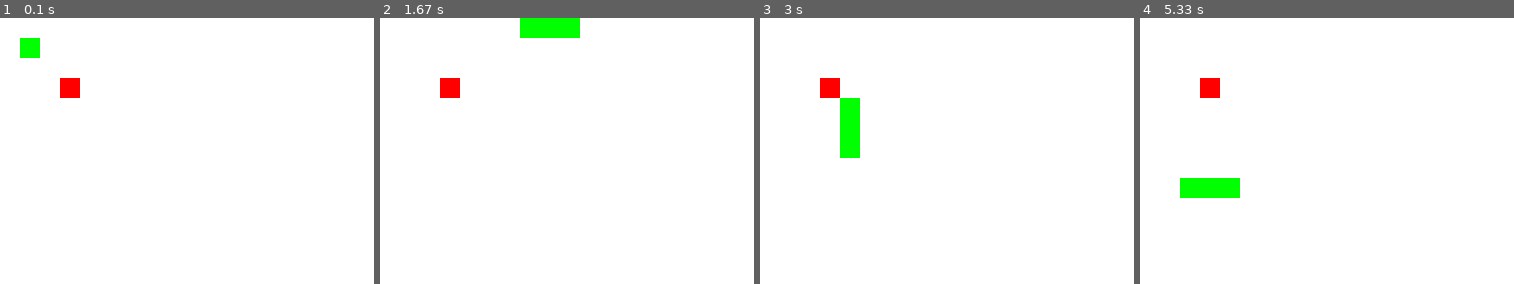
Above: before the commit, frames 1-4 (left to right).
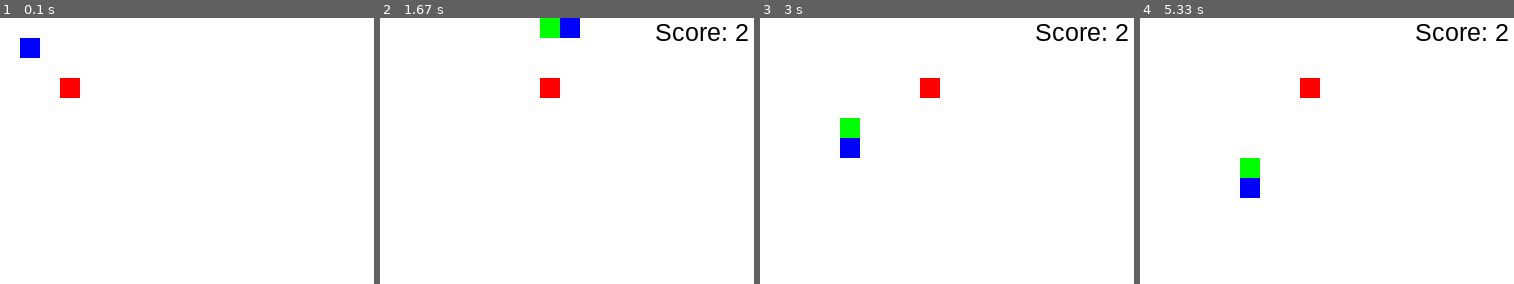
Above: after the commit, the same moments.

Repository: Joan-Gutierrez11/Snake-Game-Pygame
Game: pygame game, started from src/main.py
The game is run twice, just before and just after one commit, with the same random seed, the same clock (stepped at 60 frames per second) and the same inputs.
Inputs:
- Up to frame 1 (0.1 s): no input
- Up to frame 2 (1.67 s): hold Right 0.33-0.8 s; hold Up 0.83-1.13 s; hold Right 1.17-1.63 s
- Up to frame 3 (3 s): hold Left 1.67-2.2 s; hold Down 2.23-2.55 s; tap Enter at 2.58 s
- Up to frame 4 (5.33 s): hold Left 3.05-3.45 s; hold Up 3.48-3.85 s; hold Right 3.88-4.52 s; hold Down 4.55-4.92 s; hold Backspace from 4.95 s (still down); hold Left from 4.95 s (still down)

The runs differ from the first frame. In frame 1, 0.4% of the frame differs, in the area x 5-11%, y 7-16%; in frame 2, 2.2%; in frame 3, 2.2%; in frame 4, 3.4%, in the area x 10-99%, y 2-68%.

Commit message:
Modified the Snake, Block and Game class and create the README file

Diff:
--- a/src/main.py
+++ b/src/main.py
@@ -4,6 +4,7 @@
     RED = (255, 0, 0)
     WHITE = (255, 255, 255)
     GREEN = (0, 255, 0)
+    BLACK = (0, 0, 0)
 
     def __init__(self, dimensions:tuple):
         self.window = None
@@ -12,41 +13,93 @@
         self.dimension = dimensions
 
         pygame.init()
-        self._init_component()
+        self._init_window()
 
-        self.snake = Snake(self.window, self.WHITE, (20,20), self.GREEN, 3)
+        self._init_components()
         self.snake.draw()
-
-        self.apple = Apple(self.window)
         self.apple.draw_apple()
 
-    def _init_component(self):
+    def _init_window(self):
         self.window = pygame.display.set_mode(self.dimension)
         self.window.fill((255, 255, 255))
         pygame.display.set_caption(self.name)
         pygame.display.update()
 
+    def _init_components(self):
+        self.snake = Snake(self.window, self.WHITE, (20,20), self.GREEN, 1)
+        self.apple = Apple(self.window)
+
+    def display_score(self):
+        font = pygame.font.SysFont('arial', 25)
+        score = font.render(f'Score: {self.snake.length}', True, self.BLACK)
+        self.window.blit(score, (275, 0.5))
+
     def play(self):
         self.snake.walk()
         self.apple.draw_apple()
+        self.display_score()
+        pygame.display.update()
+
+        if self.snake.head.exist_collison(self.apple):
+            self.apple.move_other_position(self.snake)
+            self.snake.increment_parts()
+
+        if self.snake.auto_collision():
+            raise 'Collision'
+
+    def show_game_over(self):
+        self.window.fill((255, 255, 255))
+        font = pygame.font.SysFont('arial', 20)
+        line1 = font.render(f'Game Over. Your score is: {self.snake.length}', True, self.BLACK)
+        self.window.blit(line1, (15, 40))
+        line2 = font.render('Press Enter to play Again or Esc to quit', True, self.BLACK)
+        self.window.blit(line2, (15, 70))
+        pygame.display.update()
+
 
     def run(self):
+        pause = False
+        game_over = False
+
         while not self.close_window:
             pygame.time.delay(120)
             for event in pygame.event.get():
                 if event.type == KEYDOWN:
-                    if event.key == K_UP:
-                        self.snake.move_up()
-                    elif event.key == K_DOWN:
-                        self.snake.move_down()
-                    elif event.key == K_LEFT:
-                        self.snake.move_left()
-                    elif event.key == K_RIGHT:
-                        self.snake.move_right()
+                    #Pause the game
+                    if event.key == K_BACKSPACE:
+                        if not pause:
+                            pause = True
+                        else:
+                            pause = False
+
+                    if event.key == K_RETURN:
+                        pause = False
+                        if game_over:
+                            self._init_components()
+
+                    #Exit the game
+                    if event.key == K_ESCAPE:
+                        self.close_window = True
+
+                    if not pause:
+                        if event.key == K_UP:
+                            self.snake.move_up()
+                        elif event.key == K_DOWN:
+                            self.snake.move_down()
+                        elif event.key == K_LEFT:
+                            self.snake.move_left()
+                        elif event.key == K_RIGHT:
+                            self.snake.move_right()
                 elif event.type == QUIT:
                     self.close_window = True
 
-            self.play()
+            try:
+                if not pause:
+                    self.play()
+            except Exception as e:
+                self.show_game_over()
+                pause = True
+                game_over = True
 
         pygame.quit()
         quit()
--- a/src/modelos_juego.py
+++ b/src/modelos_juego.py
@@ -1,5 +1,6 @@
 import pygame
 from pygame.locals import *
+from random import randint
 
 BLOCK_SIZE = 20
 
@@ -16,6 +17,15 @@
     def draw_block(self, surface):
         pygame.draw.rect(surface, self.color, (self.posx, self.posy, BLOCK_SIZE, BLOCK_SIZE), 0)
 
+    '''def exist_collison(self, other):
+        if self.posx >= other.posx and self.posx <= other.posx + BLOCK_SIZE:
+            if self.posy >= other.posy and self.posy <= other.posy + BLOCK_SIZE:
+                return True
+        return False'''
+
+    def exist_collison(self, other):
+        return self == other
+
 class Apple(Block):
 
     def __init__(self, parent_screen):
@@ -26,40 +36,59 @@
         super().draw_block(self.parent_screen)
         pygame.display.update()
 
+    def move_other_position(self, snake):
+        while True:
+            self.posx = randint(0, (self.parent_screen.get_size()[0]//BLOCK_SIZE)-1)*BLOCK_SIZE
+            self.posy = randint(0, (self.parent_screen.get_size()[1]//BLOCK_SIZE)-1)*BLOCK_SIZE
+            if self not in snake.parts:
+                break
+
+
 class Snake:
 
     def __init__(self, parent_screen, color_screen, position_initial:tuple, color_blocks, length):
         self.length = length
         self.parent_screen = parent_screen
         self.color_screen = color_screen
-        self.direction = 'down'
+        self.color = color_blocks
 
         self.parts = []
-        self._add_blocks(position_initial[0], position_initial[1], color_blocks)
+        self._add_blocks(position_initial[0], position_initial[1])
+        self.head:Block = self.parts[0]
+        self.head.color = (0, 0, 255)
 
-    def _add_blocks(self, pos_x, pos_y, color):
+        self.direction = 'down'
+        self.prev_direction = None
+
+    def _add_blocks(self, pos_x, pos_y):
         for x in range(self.length):
-            self.parts.append(Block(pos_x, pos_y, color))
+            self.parts.append(Block(pos_x, pos_y, self.color))
+
+    def increment_parts(self):
+        self.length += 1
+        self.parts.append(Block(-1, -1, self.color))
 
     def draw(self):
         self.parent_screen.fill(self.color_screen)
-
         for x in range(len(self.parts)):
             self.parts[x].draw_block(self.parent_screen)
-
         pygame.display.update()
 
+    def _change_direction(self, new_dir):
+        self.prev_direction = self.direction
+        self.direction = new_dir
+
     def move_up(self):
-        self.direction = 'up'
+        self._change_direction('up')
 
     def move_down(self):
-        self.direction = 'down'
+        self._change_direction('down')
 
     def move_left(self):
-        self.direction = 'left'
+        self._change_direction('left')
 
     def move_right(self):
-        self.direction = 'right'
+        self._change_direction('right')
 
     def walk(self):
         for i in range(self.length-1, 0, -1):
@@ -75,3 +104,12 @@
         elif self.direction == 'left':
             self.parts[0].posx -= BLOCK_SIZE
         self.draw()
+
+    def auto_collision(self):
+        if self.direction == 'down' and not self.prev_direction == 'up'\
+            or self.direction == 'up' and not self.prev_direction == 'down':
+            return self.head in self.parts[1:]
+
+        if self.direction == 'left' and not self.prev_direction == 'right'\
+            or self.direction == 'right' and not self.prev_direction == 'left':
+            return self.head in self.parts[1:]
Not shown, added: README.md
